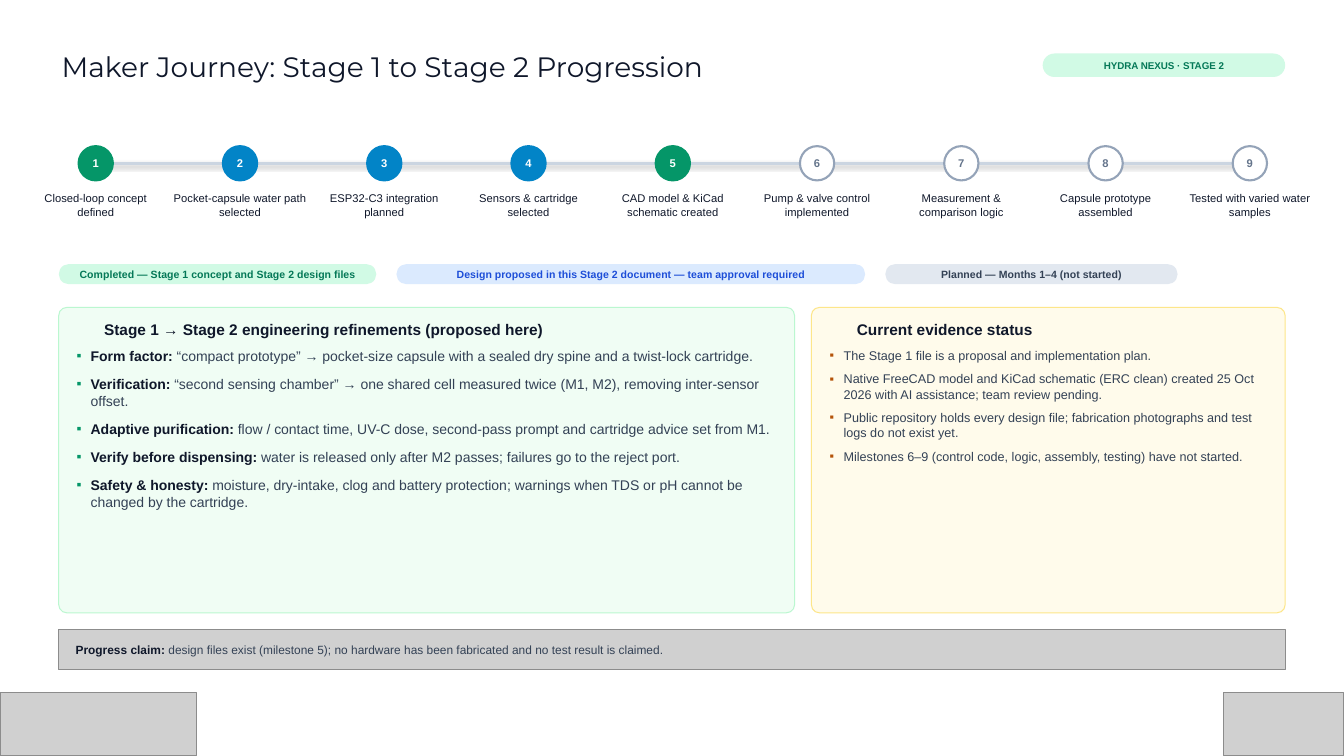
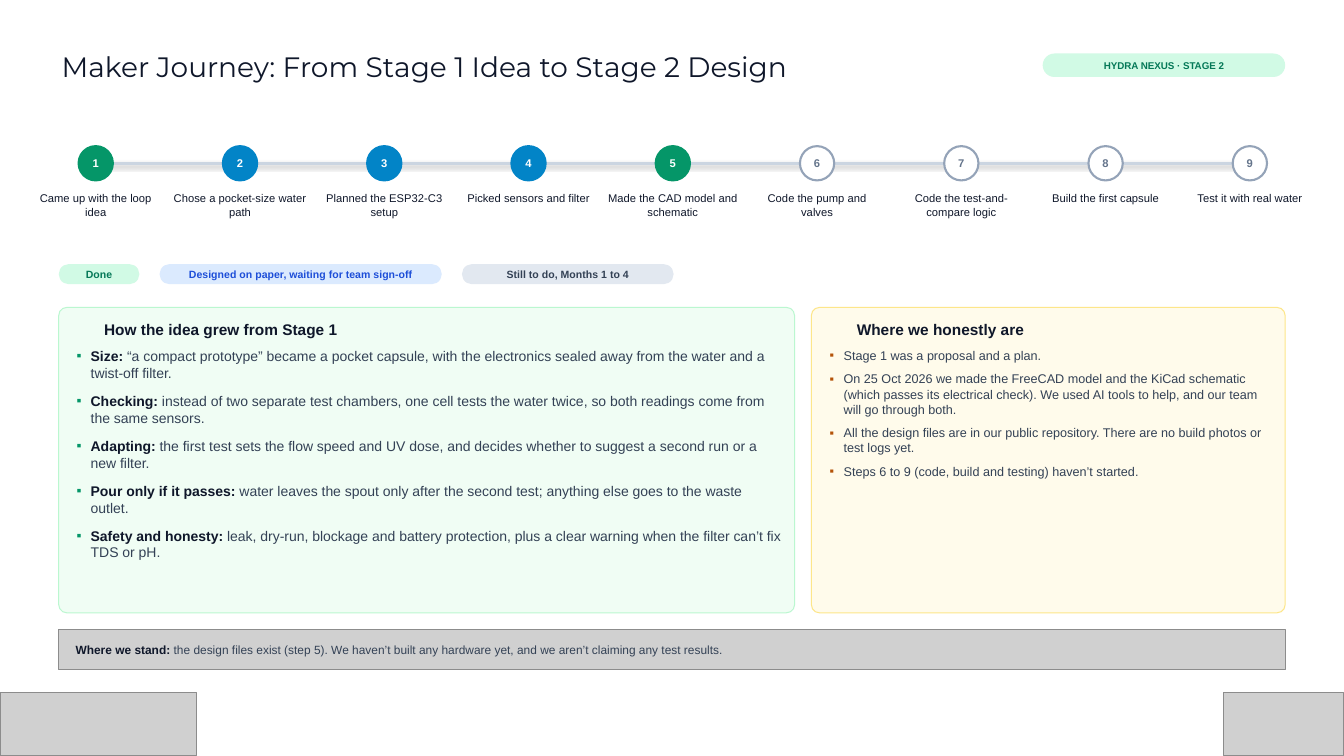
Before and after one commit to Abishekkishore-byte/hydra-nexus, a slide deck: slide 12 of docs/Hydra_Nexus_Vishwakarma_Stage2_Submission.pptx. Drawn at 1344x756 pixels with LibreOffice and Linux fonts; fonts in the diff are those of the drawing; grey boxes stand for pictures; background and template pictures are left out. Boxes give left, top, right and bottom in pixels: in the first picture for what was removed or moved away, otherwise in the second. Text is boxed around its words. In the diff, an @@ line names an element or a change of style, - is before the commit and + after.

```diff
--- a/docs/Hydra_Nexus_Vishwakarma_Stage2_Submission.pptx
+++ b/docs/Hydra_Nexus_Vishwakarma_Stage2_Submission.pptx
@@ title at <box>62,56,787,83</box>: text changed @@
-Maker Journey: Stage 1 to Stage 2 Progression
+Maker Journey: From Stage 1 Idea to Stage 2 Design
@@ text at <box>40,194,151,216</box>: text changed @@
-Closed-loop concept defined
+Came up with the loop idea
@@ text at <box>174,194,306,218</box>: text changed @@
-Pocket-capsule water path selected
+Chose a pocket-size water path
@@ text at <box>326,194,442,218</box>: text changed @@
-ESP32-C3 integration planned
+Planned the ESP32-C3 setup
@@ text at <box>467,194,589,202</box>: text changed @@
-Sensors & cartridge selected
+Picked sensors and filter
@@ text at <box>608,194,738,216</box>: text changed @@
-CAD model & KiCad schematic created
+Made the CAD model and schematic
@@ text at <box>768,194,867,216</box>: text changed @@
-Pump & valve control implemented
+Code the pump and valves
@@ text at <box>915,194,1007,218</box>: text changed @@
-Measurement & comparison logic
+Code the test-and-compare logic
@@ text at <box>1052,194,1159,204</box>: text changed @@
-Capsule prototype assembled
+Build the first capsule
@@ text at <box>1197,194,1302,202</box>: text changed @@
-Tested with varied water samples
+Test it with real water
@@ rounded rectangle "Done": place and size @@
-rounded rectangle "Done" at <box>58,264,376,284</box>
+rounded rectangle "Done" at <box>58,264,139,284</box>
@@ rounded rectangle "Designed on paper, waiting for ...": place and size @@
-rounded rectangle "Designed on paper, waiting for ..." at <box>396,264,865,284</box>
+rounded rectangle "Designed on paper, waiting for ..." at <box>159,264,442,284</box>
@@ rounded rectangle "Still to do, Months 1 ...": place and size @@
-rounded rectangle "Still to do, Months 1 ..." at <box>885,264,1178,284</box>
+rounded rectangle "Still to do, Months 1 ..." at <box>462,264,674,284</box>
@@ text in rounded rectangle at <box>86,270,112,278</box>: text changed @@
-Completed — Stage 1 concept and Stage 2 design files
+Done
@@ text in rounded rectangle at <box>189,270,412,280</box>: text changed @@
-Design proposed in this Stage 2 document — team approval required
+Designed on paper, waiting for team sign-off
@@ text in rounded rectangle at <box>507,270,629,280</box>: text changed @@
-Planned — Months 1–4 (not started)
+Still to do, Months 1 to 4
@@ text at <box>104,324,338,339</box>: text changed @@
-Stage 1 → Stage 2 engineering refinements (proposed here)
+How the idea grew from Stage 1
@@ text at <box>857,324,1024,338</box>: text changed @@
-Current evidence status
+Where we honestly are
@@ text at <box>91,351,781,560</box>: text changed @@
-▪ Form factor: “compact prototype” → pocket-size capsule with a sealed dry spine and a twist-lock cartridge.
-▪ Verification: “second sensing chamber” → one shared cell measured twice (M1, M2), removing inter-sensor offset.
-▪ Adaptive purification: flow / contact time, UV-C dose, second-pass prompt and cartridge advice set from M1.
-▪ Verify before dispensing: water is released only after M2 passes; failures go to the reject port.
-▪ Safety & honesty: moisture, dry-intake, clog and battery protection; warnings when TDS or pH cannot be changed by the cartridge.
+▪ Size: “a compact prototype” became a pocket capsule, with the electronics sealed away from the water and a twist-off filter.
+▪ Checking: instead of two separate test chambers, one cell tests the water twice, so both readings come from the same sensors.
+▪ Adapting: the first test sets the flow speed and UV dose, and decides whether to suggest a second run or a new filter.
+▪ Pour only if it passes: water leaves the spout only after the second test; anything else goes to the waste outlet.
+▪ Safety and honesty: leak, dry-run, blockage and battery protection, plus a clear warning when the filter can’t fix TDS or pH.
@@ text at <box>844,351,1261,479</box>: text changed @@
-▪ The Stage 1 file is a proposal and implementation plan.
-▪ Native FreeCAD model and KiCad schematic (ERC clean) created 25 Oct 2026 with AI assistance; team review pending.
-▪ Public repository holds every design file; fabrication photographs and test logs do not exist yet.
-▪ Milestones 6–9 (control code, logic, assembly, testing) have not started.
+▪ Stage 1 was a proposal and a plan.
+▪ On 25 Oct 2026 we made the FreeCAD model and the KiCad schematic (which passes its electrical check). We used AI tools to help, and our team will go through both.
+▪ All the design files are in our public repository. There are no build photos or test logs yet.
+▪ Steps 6 to 9 (code, build and testing) haven’t started.
@@ text at <box>76,645,722,657</box>: text changed @@
-Progress claim: design files exist (milestone 5); no hardware has been fabricated and no test result is claimed.
+Where we stand: the design files exist (step 5). We haven’t built any hardware yet, and we aren’t claiming any test results.
```
Also in this commit, not shown: 18 other slides changed, 1 other file.
